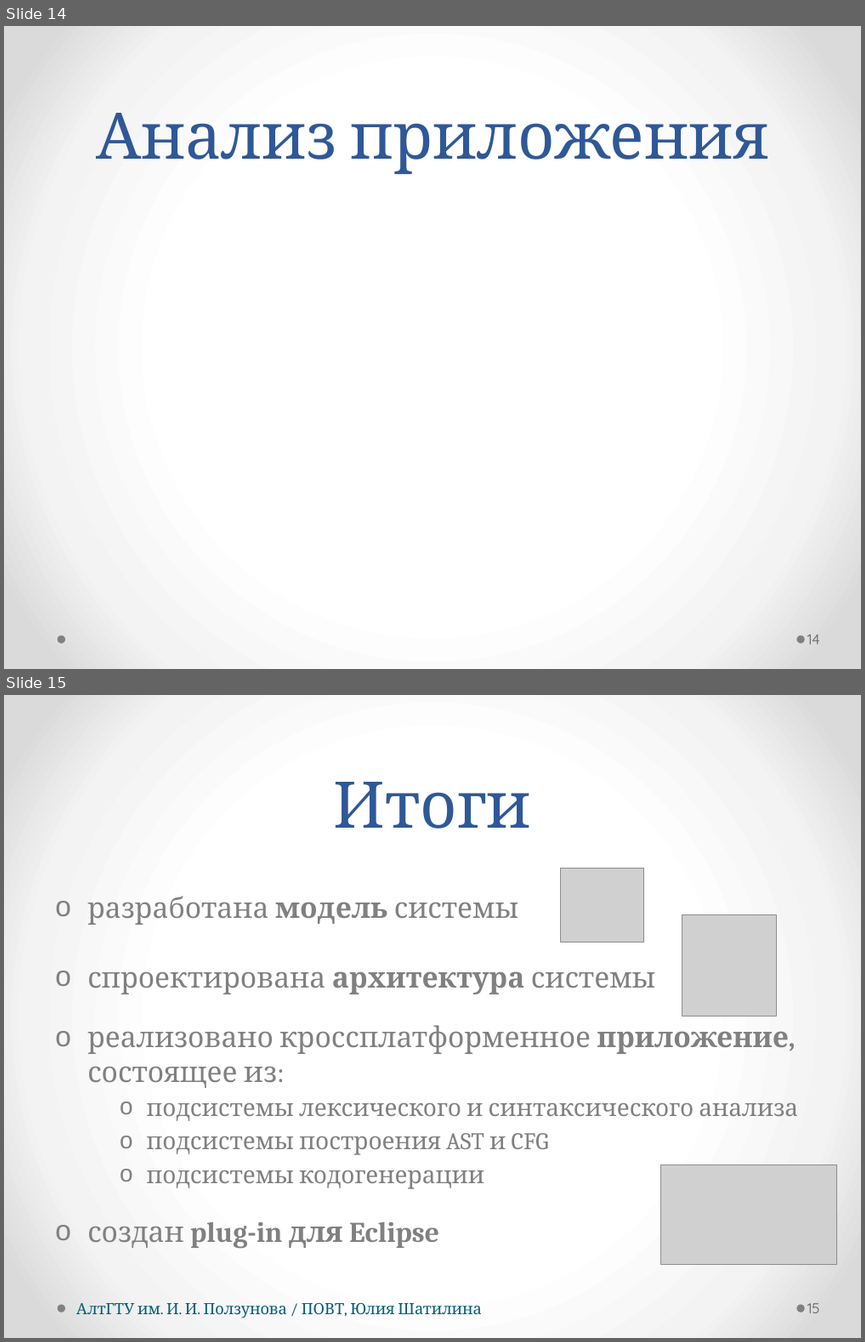
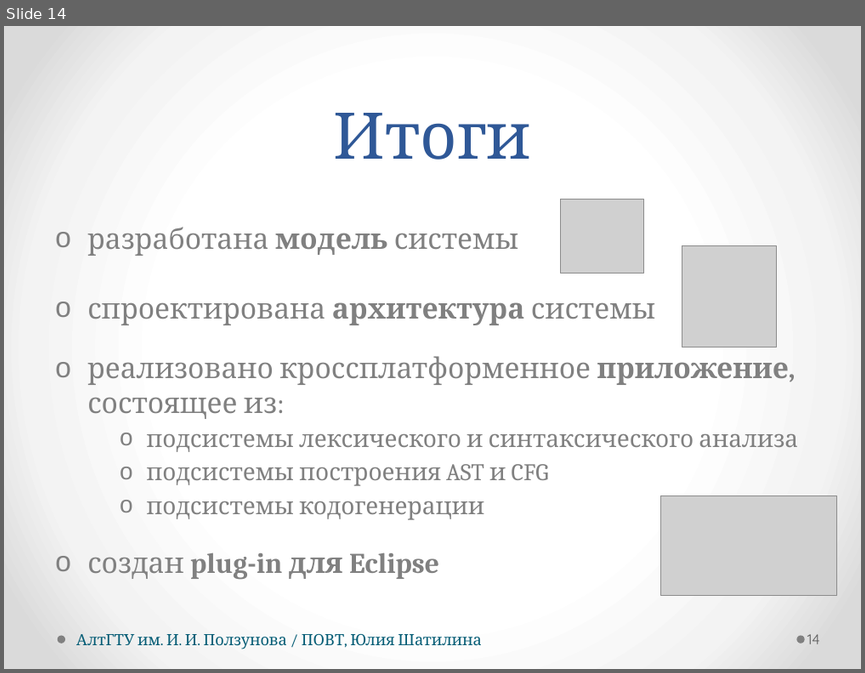
Before and after one commit to hisohito/proto-doc, a slide deck: shatilina.pptx. Shown one above the other, each under a label of ours: slides 14 and 15 before the commit, slide 14 after it. The pictures are 865x1342 and 865x673 pixels, drawn with LibreOffice and Linux fonts; fonts in the diff are those of the drawing; grey boxes stand for pictures. Boxes give left, top, right and bottom in pixels: in the first picture for what was removed or moved away, otherwise in the second. Text is boxed around its words. In the diff, an @@ line names an element or a change of style, - is before the commit and + after.

```diff
--- a/shatilina.pptx
+++ b/shatilina.pptx
@@ slide 14 removed at (x1=4, y1=26, x2=861, y2=669), background gradient #FFFFFF to #F4F4F4 to #DADADA; not listed: 2 template elements that a slide beside it also shows @@
@@ title removed at (x1=96, y1=113, x2=769, y2=174) @@
-Анализ приложения
@@ page number removed at (x1=807, y1=634, x2=820, y2=644) @@
-14
@@ what was slide 15 is now slide 14 @@
@@ page number at (x1=807, y1=634, x2=820, y2=644): text changed @@
-15
+14
```
Also in this commit, not shown: 5 slides changed, 12 other files.
